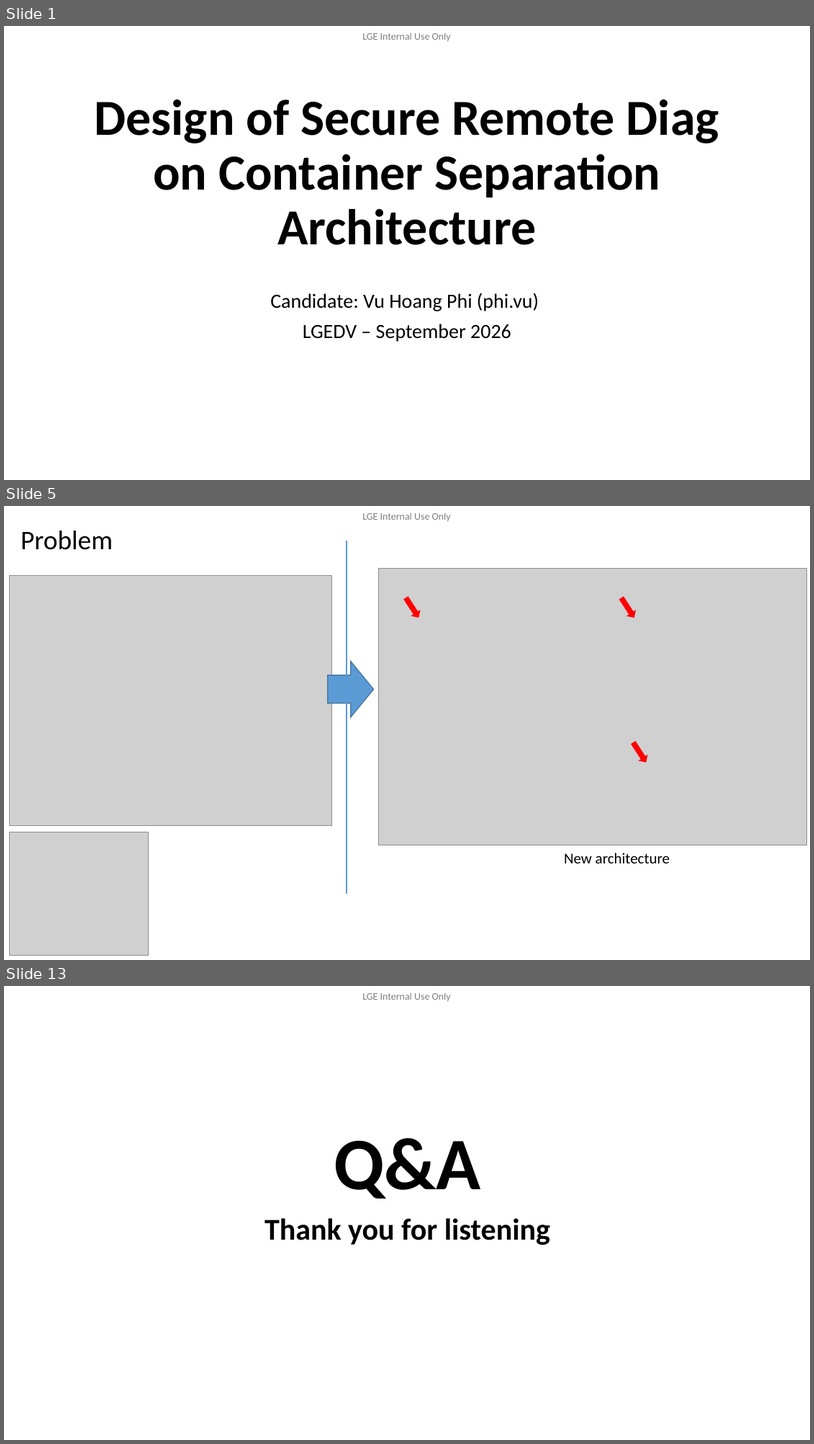
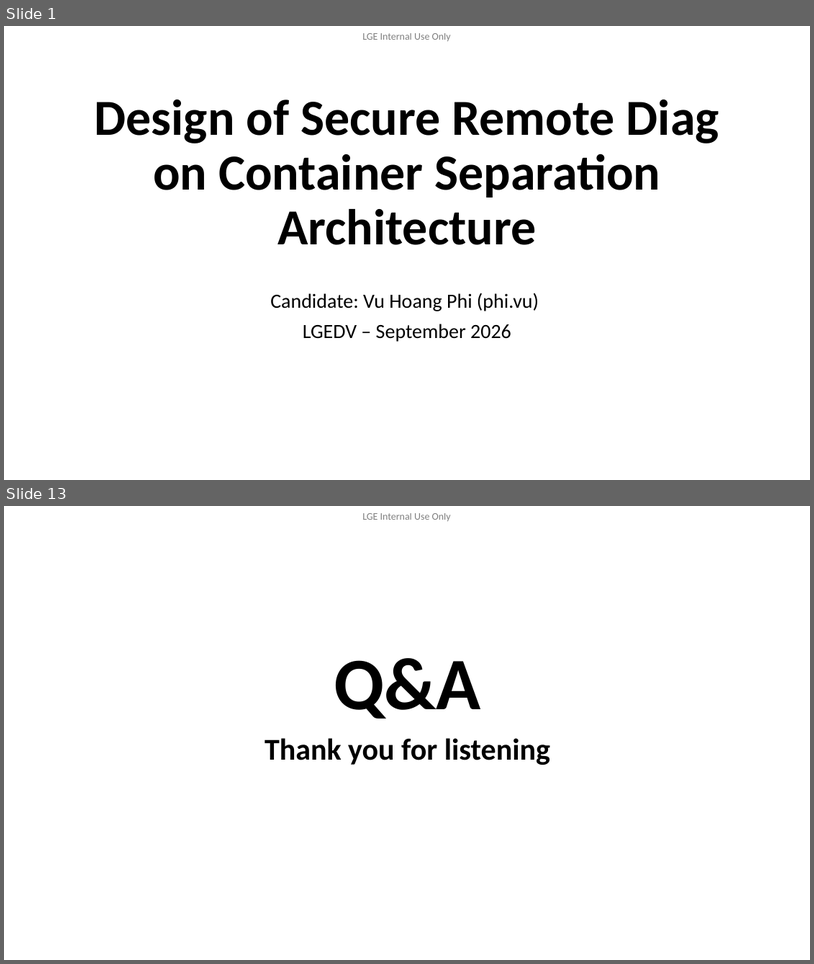
Before and after one commit to btqt/fe, a slide deck: design/FE_phi.vu_Design of Secure Remote Diag on Container Separation Architecture_3rd.pptx. Shown one above the other, each under a label of ours: slides 1, 5 and 13 before the commit, slides 1 and 13 after it; the slides between them are not shown. The pictures are 814x1444 and 814x964 pixels, drawn with LibreOffice and Linux fonts; fonts in the diff are those of the drawing; grey boxes stand for pictures; background and template pictures are left out. Boxes give left, top, right and bottom in pixels: in the first picture for what was removed or moved away, otherwise in the second. Text is boxed around its words. In the diff, an @@ line names an element or a change of style, - is before the commit and + after.

```diff
--- a/design/FE_phi.vu_Design of Secure Remote Diag on Container Separation Architecture_3rd.pptx
+++ b/design/FE_phi.vu_Design of Secure Remote Diag on Container Separation Architecture_3rd.pptx
@@ slide 5 removed at (x1=4, y1=506, x2=810, y2=960), background #FFFFFF; not listed: 1 template element that a slide beside it also shows @@
@@ title removed at (x1=21, y1=530, x2=113, y2=550) @@
-Problem
@@ line removed from (347, 541) to (347, 893) @@
@@ picture removed at (x1=379, y1=569, x2=808, y2=845) @@
@@ picture removed at (x1=10, y1=575, x2=332, y2=825) @@
@@ right arrow removed at (x1=403, y1=595, x2=423, y2=620) @@
@@ right arrow removed at (x1=618, y1=595, x2=638, y2=620) @@
@@ right arrow removed at (x1=328, y1=661, x2=373, y2=717) @@
@@ right arrow removed at (x1=630, y1=740, x2=651, y2=764) @@
@@ picture removed at (x1=10, y1=831, x2=149, y2=955) @@
@@ text removed at (x1=564, y1=852, x2=670, y2=863) @@
-New architecture
```
Also in this commit, not shown: 9 slides changed, 3 slides added, 8 other slides removed, 1 other file.
